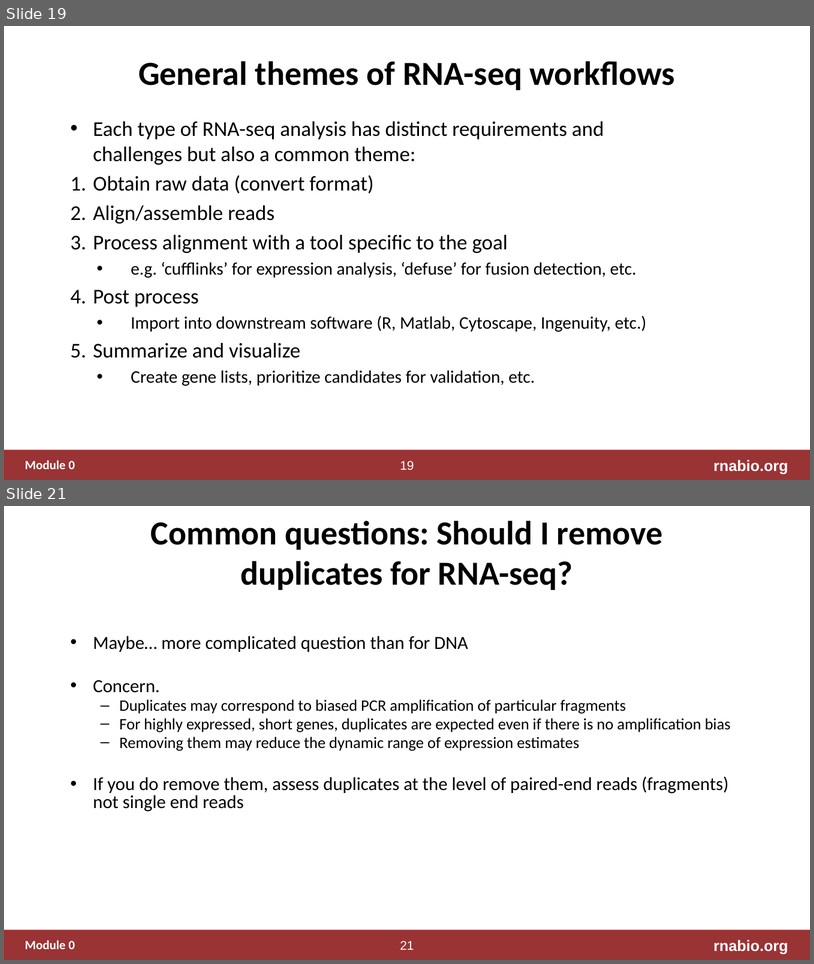
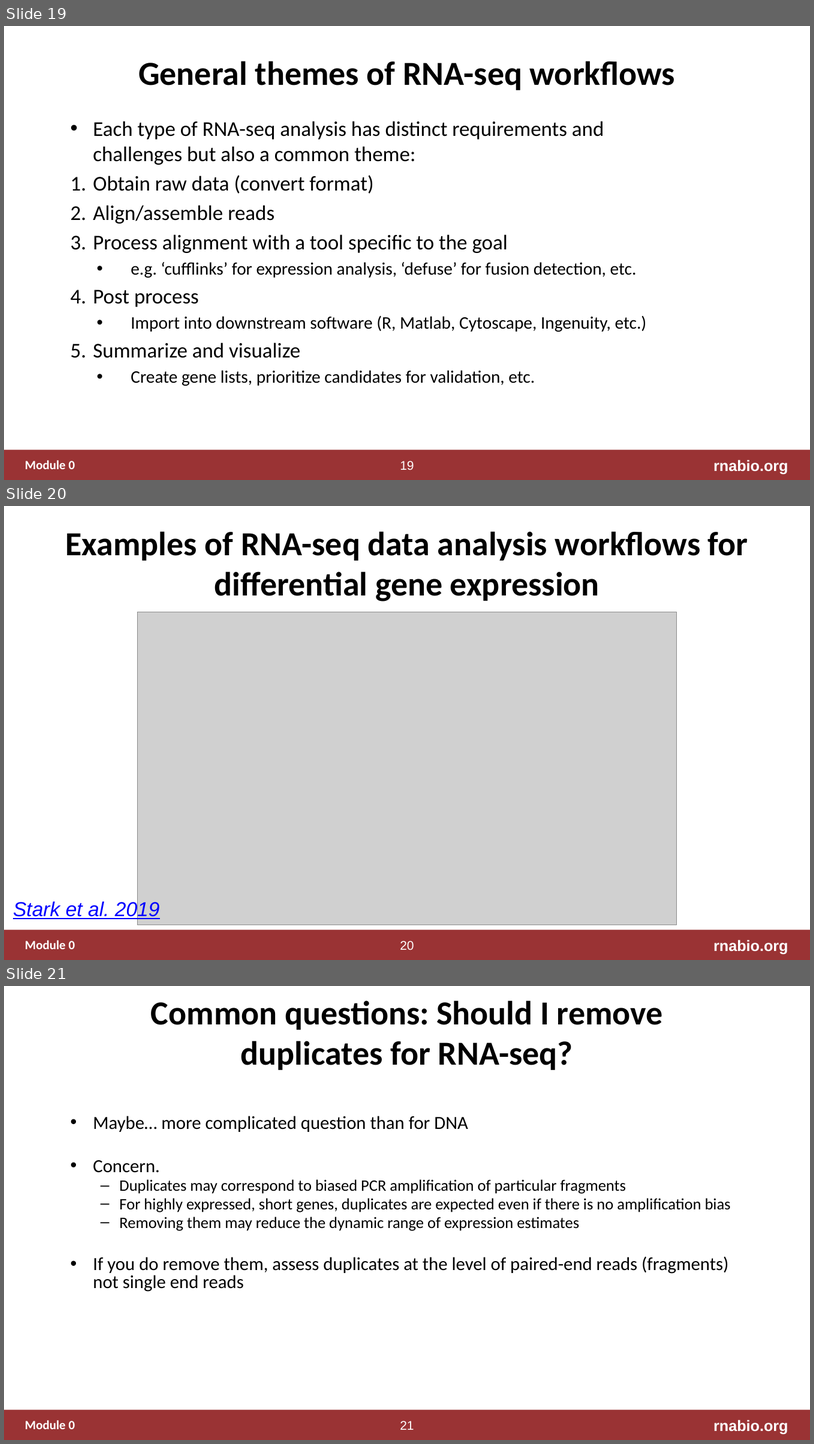
Before and after one commit to griffithlab/rnabio.org, a slide deck: assets/lectures/cbw/2020/full/RNASeq_Module1_IntrotoRNA.pptx. Shown one above the other, each under a label of ours: slides 19 and 21 before the commit, slides 19, 20 and 21 after it; the slides between them are not shown. The pictures are 814x964 and 814x1444 pixels, drawn with LibreOffice and Linux fonts; fonts in the diff are those of the drawing; grey boxes stand for pictures. Boxes give left, top, right and bottom in pixels: in the first picture for what was removed or moved away, otherwise in the second. Text is boxed around its words. In the diff, an @@ line names an element or a change of style, - is before the commit and + after.

```diff
--- a/assets/lectures/cbw/2020/full/RNASeq_Module1_IntrotoRNA.pptx
+++ b/assets/lectures/cbw/2020/full/RNASeq_Module1_IntrotoRNA.pptx
@@ slide 20 added at bbox=[4, 506, 810, 960], background #FFFFFF; not listed: 4 template elements that a slide beside it also shows @@
@@ title added at bbox=[66, 531, 749, 601], 40 pt, text #000000, bold @@
+Examples of RNA-seq data analysis workflows for differential gene expression
@@ picture added at bbox=[138, 612, 677, 925] @@
@@ text added at bbox=[13, 900, 160, 920], 24 pt, text #0000FF, italic, underline @@
+Stark et al. 2019
```
Also in this commit, not shown: 1 slide changed, 1 slide removed, 1 other file.
